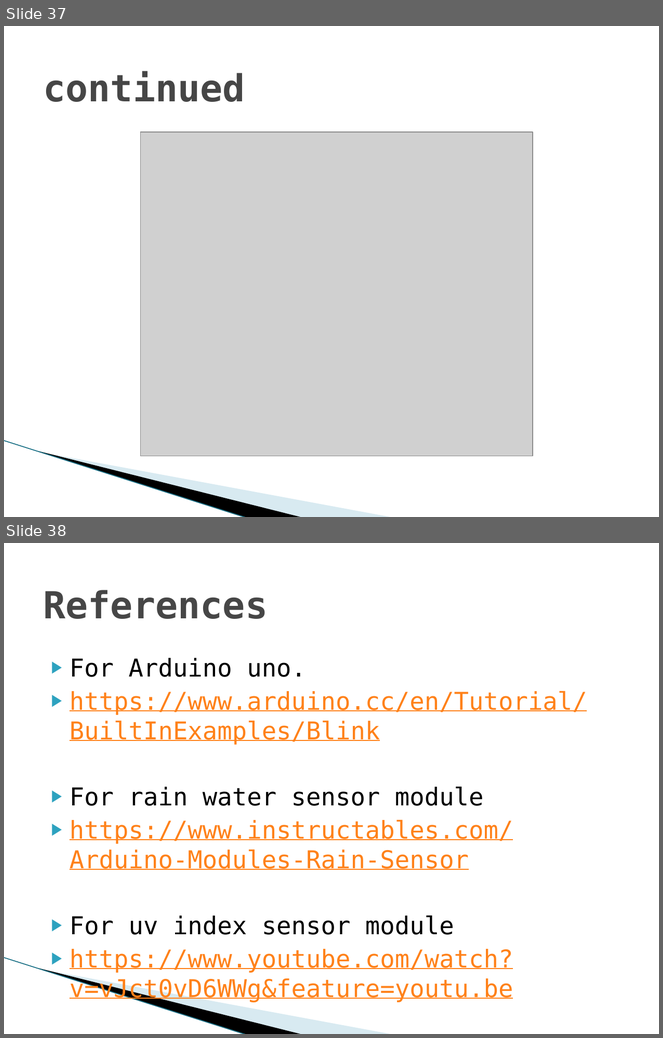
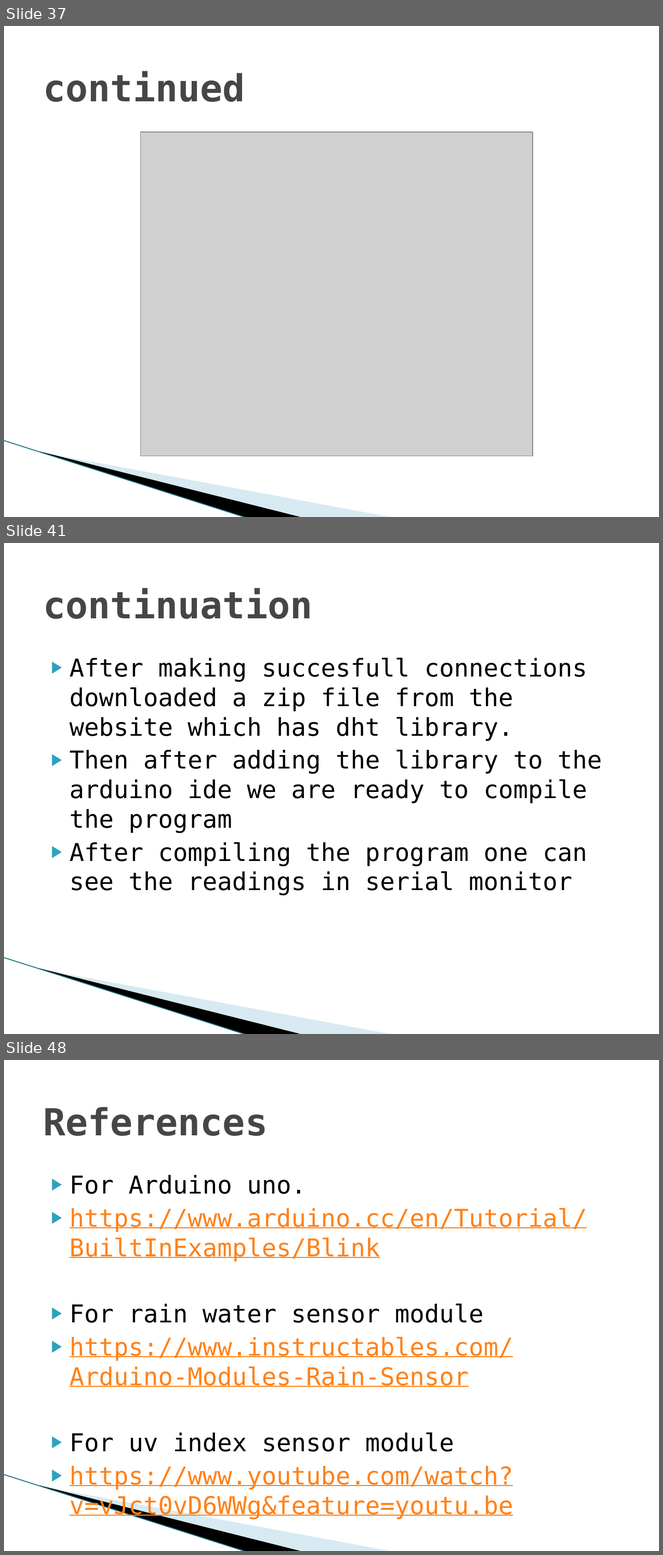
Before and after one commit to Group-1-winter-2021/ESE4009_2, a slide deck: Testing the hardware components.pptx. Shown one above the other, each under a label of ours: slides 37 and 38 before the commit, slides 37, 41 and 48 after it; the slides between them are not shown. The pictures are 663x1038 and 663x1555 pixels, drawn with LibreOffice and Linux fonts; fonts in the diff are those of the drawing; grey boxes stand for pictures; background and template pictures are left out. Boxes give left, top, right and bottom in pixels: in the first picture for what was removed or moved away, otherwise in the second. Text is boxed around its words. In the diff, an @@ line names an element or a change of style, - is before the commit and + after.

Commit message:
Add files via upload
the final file of testing the hardware components after receiving beaglebone wireless and dht11 sensor

```diff
--- a/Testing the hardware components.pptx
+++ b/Testing the hardware components.pptx
@@ slide 41 added at [4,543,659,1034], background #FFFFFF; not listed: 3 template elements that a slide beside it also shows @@
@@ title added at [43,588,312,619], 41 pt, text #464646, bold @@
+continuation
@@ text added at [70,657,602,896], 27 pt, text #000000 @@
+▶ After making succesfull connections downloaded a zip file from the website which has dht library.
+▶ Then after adding the library to the arduino ide we are ready to compile the program
+▶ After compiling the program one can see the readings in serial monitor
@@ what was slide 38 is now slide 48 @@
```
Also in this commit, not shown: 1 slide changed, 10 other slides added.
